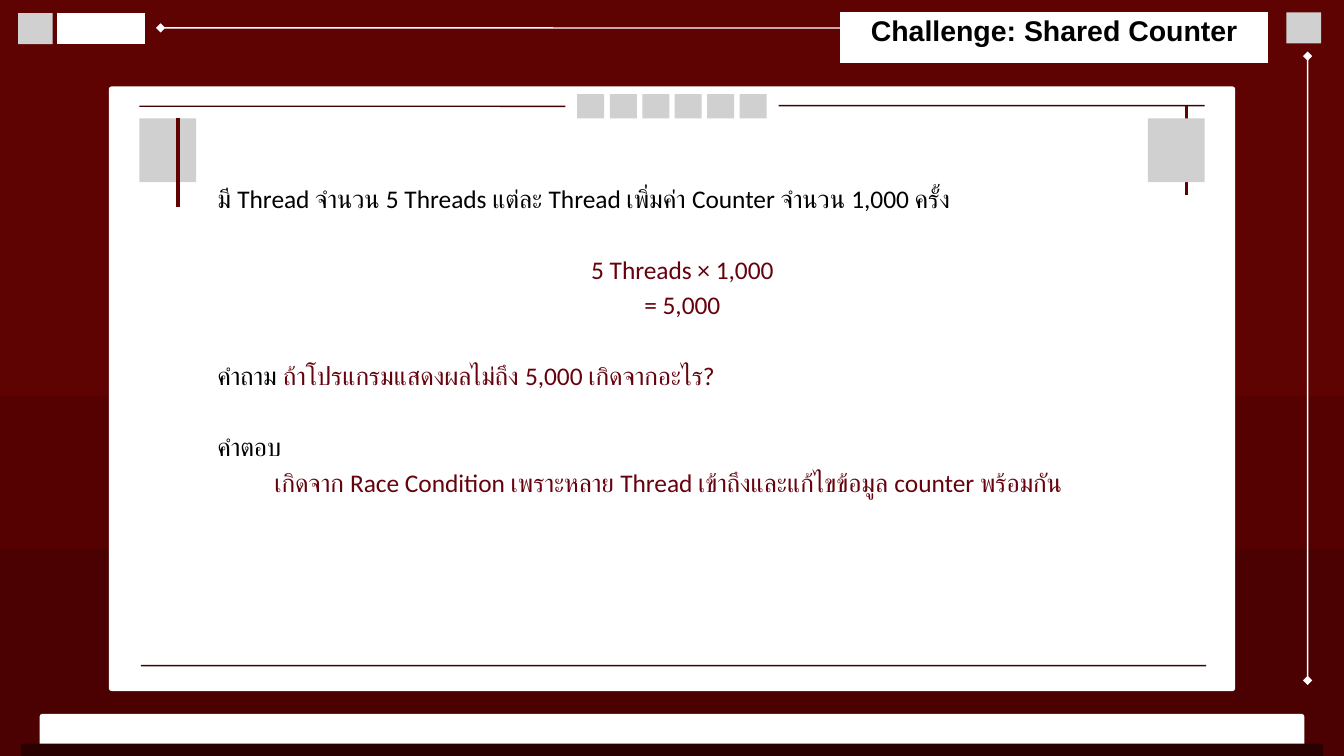
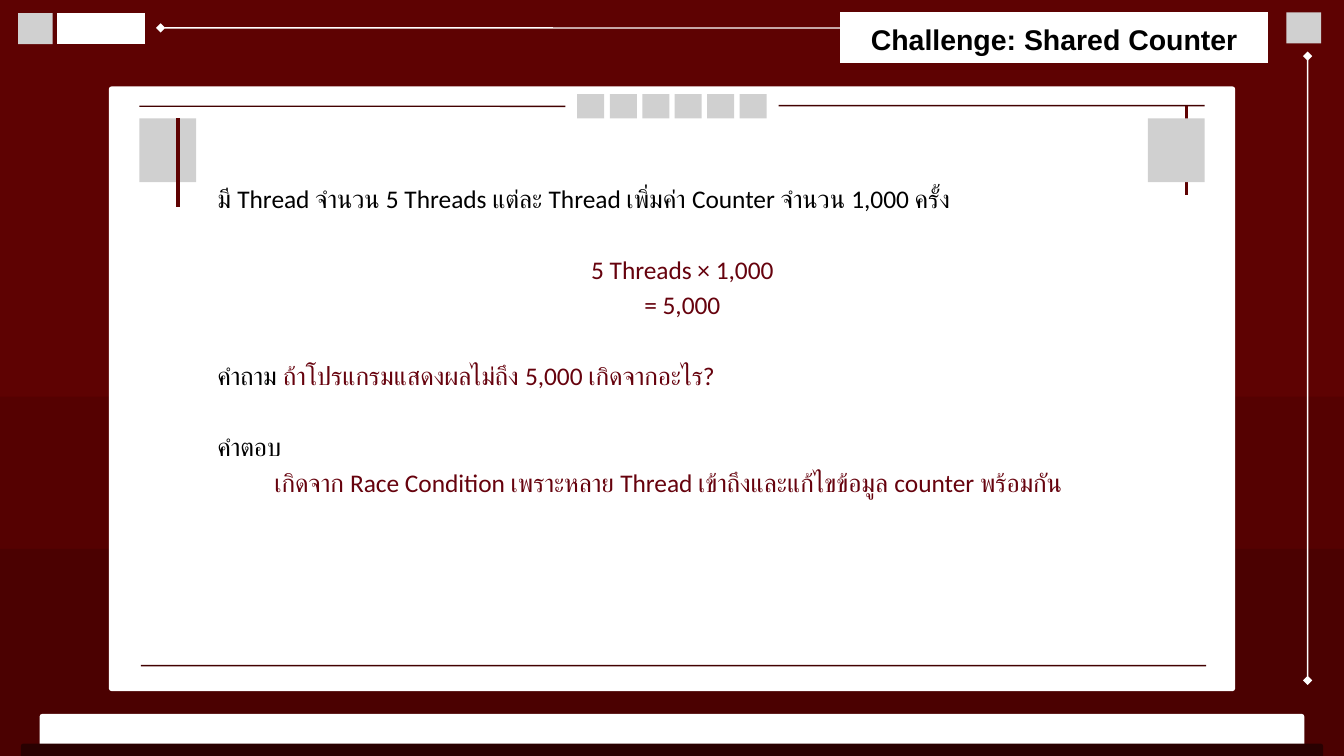
Before and after one commit to Viseth101/rust-tutorial-2569, a slide deck: slide 16 of 22-concurrency-threads/Presentation/Chapter 22 Concurrency & Threads- #26 (1).pptx (slide 17 before the commit). Drawn at 1344x756 pixels with LibreOffice and Linux fonts; fonts in the diff are those of the drawing; grey boxes stand for pictures. Boxes give left, top, right and bottom in pixels: in the first picture for what was removed or moved away, otherwise in the second. Text is boxed around its words. In the diff, an @@ line names an element or a change of style, - is before the commit and + after.

```diff
--- a/22-concurrency-threads/Presentation/Chapter 22 Concurrency & Threads- #26 (1).pptx
+++ b/22-concurrency-threads/Presentation/Chapter 22 Concurrency & Threads- #26 (1).pptx
@@ text "Challenge: Shared Counter": place and size @@
-text "Challenge: Shared Counter" at (871,20,1237,47)
+text "Challenge: Shared Counter" at (871,29,1237,56)
```
Also in this commit, not shown: 12 other slides changed, 1 slide removed.
